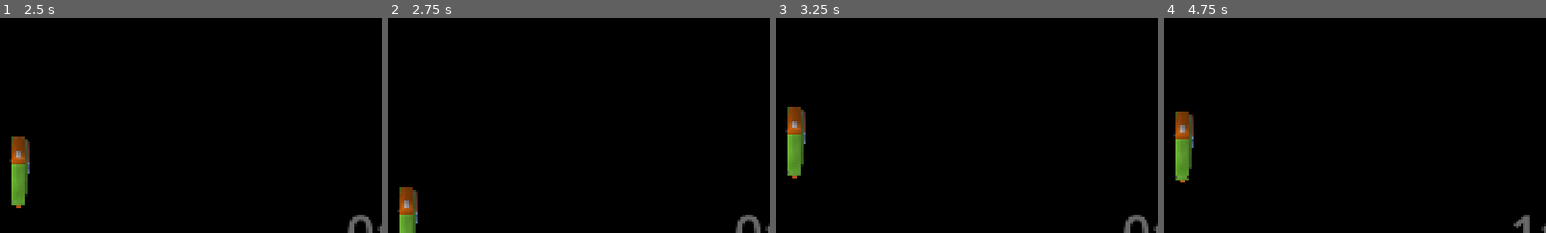
Above: before the commit, frames 1-4 (left to right).
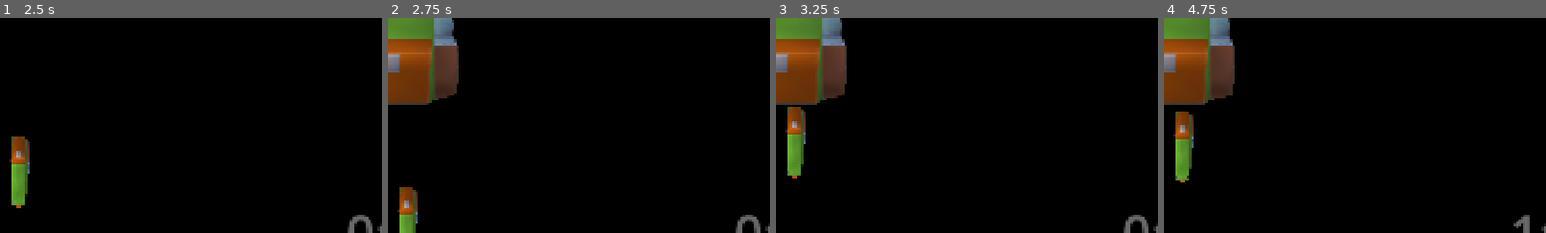
Above: after the commit, the same moments.

Repository: Jurinich/GDSG-WS-semester-project
Game: Godot game, scene res://scenes/main_menu.tscn
The game is run twice, just before and just after one commit, with the same random seed, the same clock (stepped at 60 frames per second) and the same inputs.
Inputs:
- Up to frame 1 (2.5 s): click "Start Game" at 0.5 s; tap Enter at 1.25 s; hold W (upP1) 1.28-2.03 s; hold Down (downP2) 1.28-2.03 s; hold S (downP1) from 2.03 s (still down); tap Up (upP2) at 2.1 s
- Up to frame 2 (2.75 s): keep holding S (downP1)
- Up to frame 3 (3.25 s): release S (downP1) at 2.78 s; hold W (upP1) from 2.78 s (still down); hold Down (downP2) from 2.78 s (still down)
- Up to frame 4 (4.75 s): release Down (downP2) at 3.53 s; tap Up (upP2) at 3.6 s; tap Space at 4.25 s; release W (upP1) at 4.28 s; hold S (downP1) from 4.28 s (still down); hold Down (downP2) from 4.28 s (still down)
The pictures show only the part of the screen within x 0-50%, y 0-50%; the shares and areas given below are measured in that part.

Frame 1 is identical in both runs. In frame 2, 7.0% of the frame differs, in the area x 0-19%, y 0-41%; in frame 3, 7.1%; in frame 4, 7.1%.

Commit message:
Change item data to have a NodePath (that points to a function) instead of a function

Diff:
--- a/gdsg-semester-project-w-2025-/resources/split_ball.tres
+++ b/gdsg-semester-project-w-2025-/resources/split_ball.tres
@@ -1,9 +1,10 @@
-[gd_resource type="Resource" script_class="SplitBallData" load_steps=3 format=3 uid="uid://dmryy0puarxaq"]
+[gd_resource type="Resource" script_class="ItemData" load_steps=3 format=3 uid="uid://dmryy0puarxaq"]
 
-[ext_resource type="Script" uid="uid://bhm6sk7siveqy" path="res://scripts/items/split_ball.gd" id="1_yw8kj"]
+[ext_resource type="Script" uid="uid://cjxfeo0s5d5yr" path="res://scripts/items/item_data.gd" id="1_yw8kj"]
 [ext_resource type="Texture2D" uid="uid://cd7gftlf35edy" path="res://assets/Rucksack.PNG" id="2_brohk"]
 
 [resource]
 script = ExtResource("1_yw8kj")
 sprite = ExtResource("2_brohk")
-metadata/_custom_type_script = "uid://bhm6sk7siveqy"
+power_up_effect = NodePath("BallSpawnTimer")
+metadata/_custom_type_script = "uid://cjxfeo0s5d5yr"
--- a/gdsg-semester-project-w-2025-/scenes/game.tscn
+++ b/gdsg-semester-project-w-2025-/scenes/game.tscn
@@ -114,7 +114,6 @@
 
 [node name="ItemSpawner" type="Node" parent="."]
 script = ExtResource("7_u5sy4")
-items_and_chance = Dictionary[ExtResource("8_vtaks"), int]({
-ExtResource("9_kvpfn"): 3
-})
+time_for_new_item = 2.0
+items_and_chance = Array[ExtResource("8_vtaks")]([ExtResource("9_kvpfn")])
 item_scene = ExtResource("8_gee14")
--- a/gdsg-semester-project-w-2025-/scripts/items/collectible_item.gd
+++ b/gdsg-semester-project-w-2025-/scripts/items/collectible_item.gd
@@ -3,7 +3,6 @@
 
 class_name CollectibleItem
 @onready var sprite : Sprite2D = $Sprite2D
-
 
 # Called when the node enters the scene tree for the first time.
 func _ready() -> void:
--- a/gdsg-semester-project-w-2025-/scripts/items/item_data.gd
+++ b/gdsg-semester-project-w-2025-/scripts/items/item_data.gd
@@ -1,12 +1,6 @@
-@abstract
 extends Resource
 
 class_name ItemData
 
-
 @export var sprite : Texture2D
-
-
-
-
-@abstract func power_up_effect()
+@export var power_up_effect : NodePath
--- a/gdsg-semester-project-w-2025-/scripts/items/item_spawner.gd
+++ b/gdsg-semester-project-w-2025-/scripts/items/item_spawner.gd
@@ -15,7 +15,7 @@
 
 @export var time_for_new_item : float = 10.0 #maybe later this could be a range using a Vector2ii
 var elapsed_time : float = 0.0
-@export var items_and_chance : Dictionary[ItemData, SpawnChance]
+@export var items_and_chance : Array[ItemData]
 @export var item_scene : PackedScene
 
 
@@ -35,7 +35,7 @@
 
 ##Choose which of the available items to spawn
 func chooseItem() -> ItemData:
-	return items_and_chance.keys()[0]
+	return items_and_chance[0]
 
 
 
--- a/gdsg-semester-project-w-2025-/scripts/items/split_ball.gd
+++ /dev/null
@@ -1,7 +0,0 @@
-extends ItemData
-
-class_name SplitBallData
-
-
-func power_up_effect():
-	pass
Not shown, removed: gdsg-semester-project-w-2025-/scripts/items/split_ball.gd.uid
